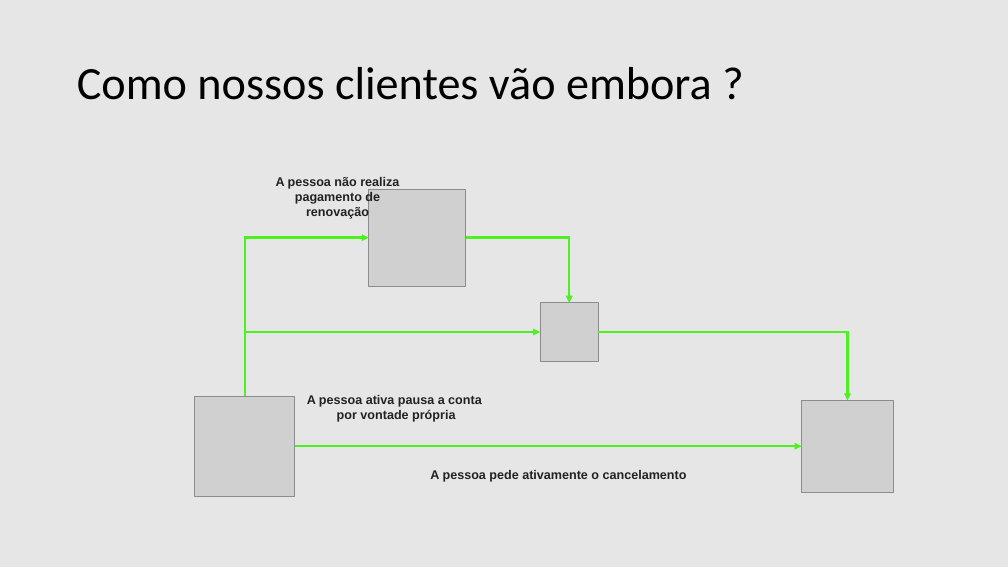
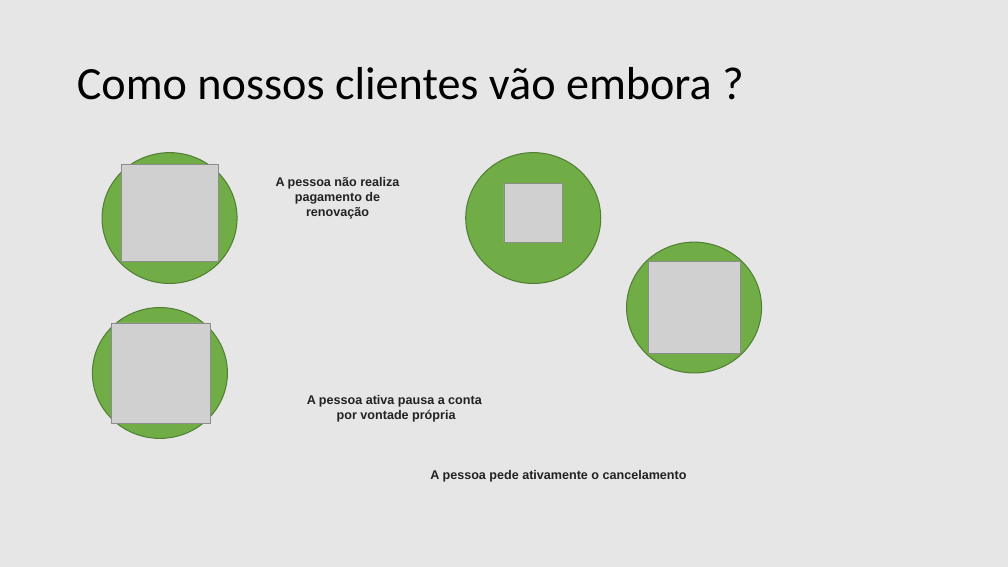
Before and after one commit to filipeaguiarrod/Fluke-Case, a slide deck: slide 3 of Churn_Case.pptx. Drawn at 1008x567 pixels with LibreOffice and Linux fonts; fonts in the diff are those of the drawing; grey boxes stand for pictures. Boxes give left, top, right and bottom in pixels: in the first picture for what was removed or moved away, otherwise in the second. Text is boxed around its words. In the diff, an @@ line names an element or a change of style, - is before the commit and + after.

```diff
--- a/Churn_Case.pptx
+++ b/Churn_Case.pptx
@@ ellipse added at box(102, 153, 237, 284), fill #70AD47, outline #538035 1 pt @@
@@ picture added at box(121, 164, 218, 261) @@
@@ ellipse added at box(466, 153, 601, 284), fill #70AD47, outline #538035 1 pt @@
@@ picture removed at box(369, 189, 466, 286) @@
@@ picture: place and size @@
-picture at box(540, 303, 598, 361)
+picture at box(504, 184, 563, 242)
@@ elbow arrow removed from (245, 396) to (369, 237) @@
@@ elbow arrow removed from (466, 237) to (569, 303) @@
@@ ellipse added at box(627, 242, 762, 373), fill #70AD47, outline #538035 1 pt @@
@@ picture: place and size @@
-picture at box(802, 401, 893, 492)
+picture at box(648, 262, 740, 353)
@@ ellipse added at box(92, 308, 228, 439), fill #70AD47, outline #538035 1 pt @@
@@ picture added at box(111, 323, 211, 423) @@
@@ elbow arrow removed from (245, 396) to (540, 332) @@
@@ elbow arrow removed from (599, 332) to (848, 401) @@
@@ arrow moved from (295, 446) - (295, 446) to (211, 373) - (211, 373) @@
@@ picture removed at box(195, 396, 295, 496) @@
@@ arrow removed from (295, 446) to (802, 446) @@
```
Also in this commit, not shown: 2 other slides changed, 3 other files.
